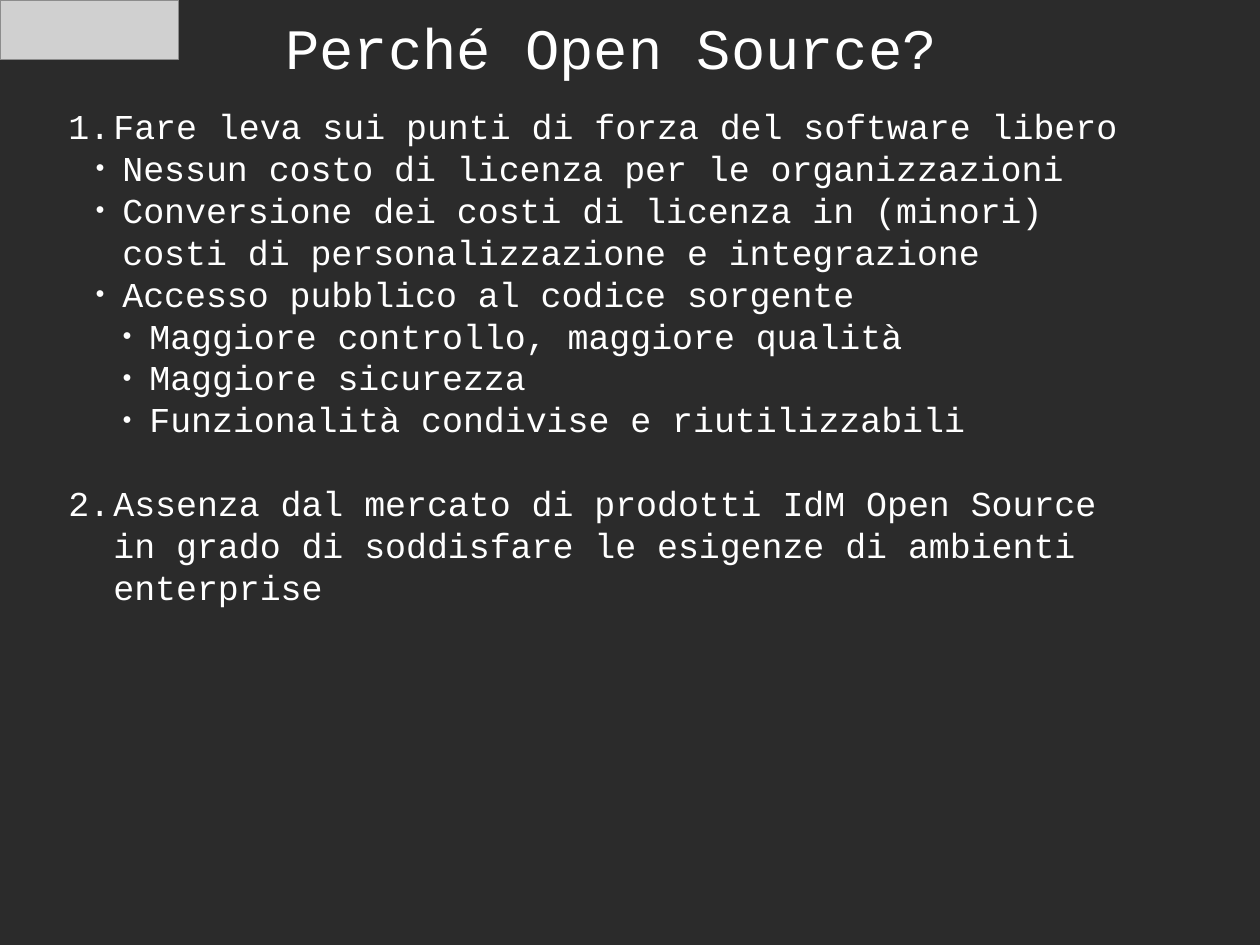
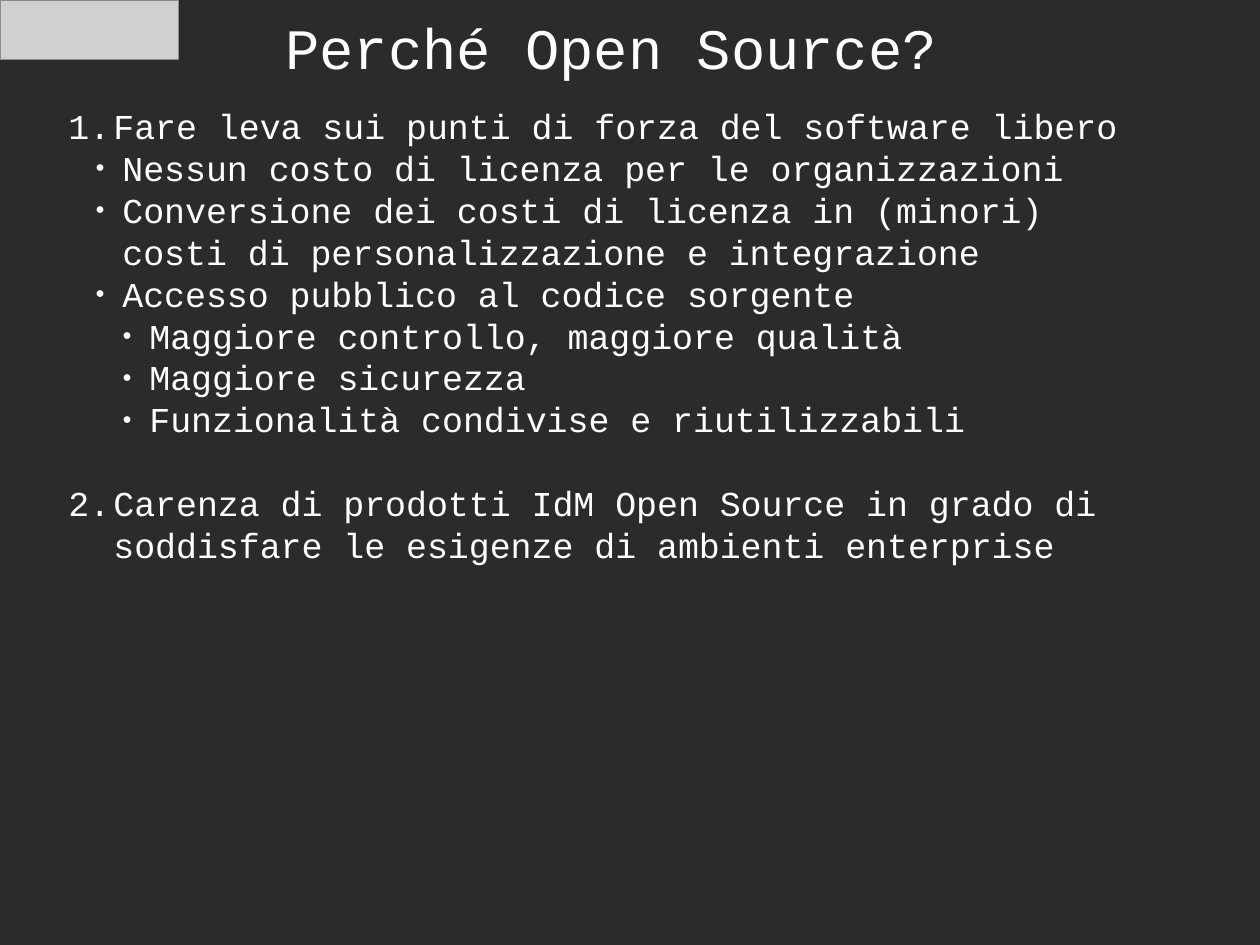
Before and after one commit to ilgrosso/oldSyncopeIdM, a slide deck: slide 8 of docs/Presentation/Syncope OpenSource IdM - it.odp (slide 7 before the commit). Drawn at 1260x945 pixels with LibreOffice and Linux fonts; fonts in the diff are those of the drawing; grey boxes stand for pictures; background and template pictures are left out; a plain dark background stands for a picture behind light text. Boxes give left, top, right and bottom in pixels: in the first picture for what was removed or moved away, otherwise in the second. Text is boxed around its words. In the diff, an @@ line names an element or a change of style, - is before the commit and + after.

```diff
--- a/docs/Presentation/Syncope OpenSource IdM - it.odp
+++ b/docs/Presentation/Syncope OpenSource IdM - it.odp
@@ text at box(68, 492, 1096, 566): text changed @@
-2. Assenza dal mercato di prodotti IdM Open Source in grado di soddisfare le esigenze di ambienti enterprise
+2. Carenza di prodotti IdM Open Source in grado di soddisfare le esigenze di ambienti enterprise
```
Also in this commit, not shown: 5 other slides changed, 3 slides added, 2 slides removed.
